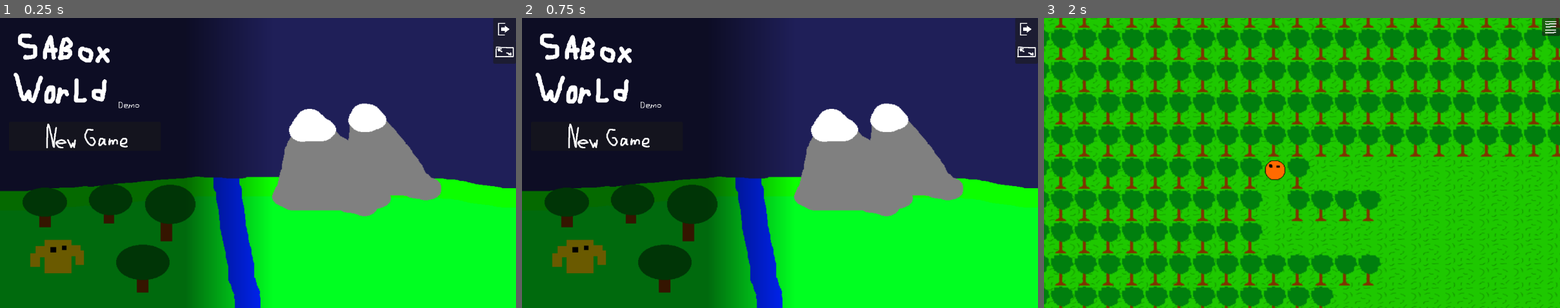
Above: before the commit, frames 1-3 (left to right).
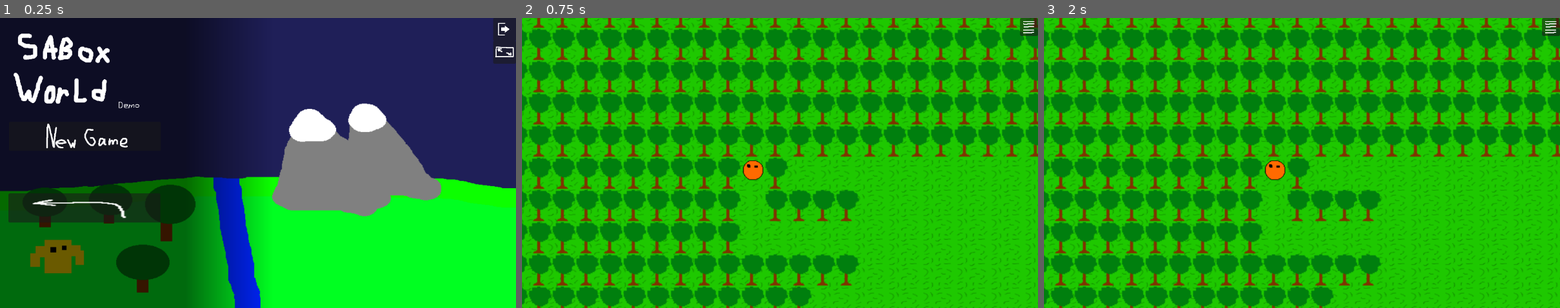
Above: after the commit, the same moments.

Repository: YCaTGameRT/SABox_World
Game: Godot game, scene res://scenes/main_menu.tscn
The game is run twice, just before and just after one commit, with the same random seed, the same clock (stepped at 60 frames per second) and the same inputs.
Inputs (mouse positions are in pixels of both pictures, inside the frame that each line leads up to):
- Up to frame 1 (0.25 s): no input
- Up to frame 2 (0.75 s): click (604, 209) at 0.52 s
- Up to frame 3 (2 s): click (1126, 136) at 1.27 s

The runs differ from the first frame. In frame 1, 1.7% of the frame differs, in the area x 1-31%, y 60-71%; in frame 2, 95%, in the area x 0-100%, y 0-100%; in frame 3, nothing differs.

Commit message:
Back arrow

Diff:
--- a/scenes/main_menu.tscn
+++ b/scenes/main_menu.tscn
@@ -8,6 +8,7 @@
 [ext_resource type="Texture2D" uid="uid://bkpg6mx2c1tax" path="res://Sprites/to_fullscreen_icon.png" id="6_hnd6k"]
 [ext_resource type="Texture2D" uid="uid://cioffrisl6lah" path="res://Sprites/NewGame2.png" id="7_3o2b2"]
 [ext_resource type="Texture2D" uid="uid://bvp23hy5bocj" path="res://Sprites/load2.png" id="8_e555n"]
+[ext_resource type="Texture2D" uid="uid://bafgef5p8whyi" path="res://Sprites/backar.png" id="8_x1doo"]
 
 [sub_resource type="Gradient" id="Gradient_xgjnp"]
 offsets = PackedFloat32Array(0, 0.677419, 1)
@@ -116,6 +117,29 @@
 expand_mode = 1
 stretch_mode = 4
 
+[node name="back" type="Button" parent="CanvasLayer/background/TextureRect/sidebar"]
+layout_mode = 1
+offset_left = 19.0
+offset_top = 392.0
+offset_right = 358.0
+offset_bottom = 457.0
+
+[node name="text" type="TextureRect" parent="CanvasLayer/background/TextureRect/sidebar/back"]
+layout_mode = 1
+anchors_preset = 8
+anchor_left = 0.5
+anchor_top = 0.5
+anchor_right = 0.5
+anchor_bottom = 0.5
+offset_left = -169.5
+offset_top = -31.5
+offset_right = 170.5
+offset_bottom = 32.5
+grow_horizontal = 2
+grow_vertical = 2
+texture = ExtResource("8_x1doo")
+expand_mode = 1
+
 [node name="Quit" type="Button" parent="CanvasLayer/background/TextureRect"]
 layout_mode = 1
 anchors_preset = 1
@@ -156,5 +180,6 @@
 
 [connection signal="pressed" from="CanvasLayer/background/TextureRect/sidebar/New Game" to="." method="new_game"]
 [connection signal="pressed" from="CanvasLayer/background/TextureRect/sidebar/Load" to="." method="play"]
+[connection signal="pressed" from="CanvasLayer/background/TextureRect/sidebar/back" to="." method="play"]
 [connection signal="pressed" from="CanvasLayer/background/TextureRect/Quit" to="." method="quit"]
 [connection signal="pressed" from="CanvasLayer/background/TextureRect/toggle_fullscreen" to="." method="toggle_fullscreen"]
Binary file added: Sprites/backar.png
Not shown, added: Sprites/backar.png.import
Not shown: 1 places in scenes/main_menu.tscn that only renumber resources
